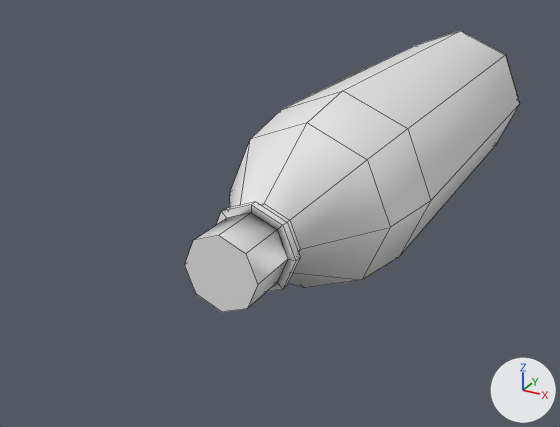
A saved change to the FBX model media/models_x/weapons/firearm/attachments/PopBottle_Silencer.fbx.
Before and after are seen from a camera (50 mm lens) standing at (0.00081, -0.00132, 0.00078) and looking at (-0.00017, 0.00047, -0.00011). Every picture has the same lights, and +X, +Y and +Z are marked at lower right. Mesh edges are drawn as thin lines. Where no turn or scale is listed for an object, it has been applied to the vertices.

Script lines for the objects in view, before the commit:
```python
me_cylinder_010 = bpy.data.meshes.new('Cylinder.010')
me_cylinder_010.from_pydata(...)  # 93 vertices, 97 faces; spans x -0.00026..0.00026, y -0.0001..0.00176, z -0.00026..0.00026
me_cylinder_010.materials.append(mat_bottlesuppressor)  # its picture is missing
ob_bottlesuppressor_lp = bpy.data.objects.new('BottleSuppressor_LP', me_cylinder_010)
ob_bottlesuppressor_lp.location = (0.0, 0.0, 0.0)
```
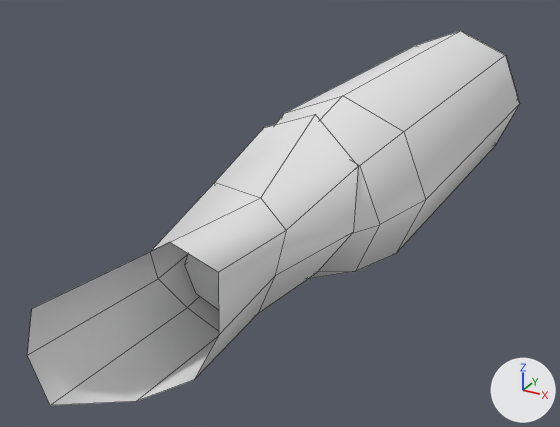
Where the change shows, as pixel boxes [x1, y1, x2, y2] in the pictures (560 x 427 px):
'BottleSuppressor_LP', reshaped (47% wider, 33% taller)
    before: [185, 31, 520, 312]
    after: [27, 31, 520, 405]
part 1 of me_cylinder_010, added
    after: [27, 115, 358, 405]

The change, as a list of edits to the scene's bpy script:
```text
Change me_cylinder_010:
    used by ob_bottlesuppressor_lp; location = (0.0, 0.0, 0.0)
    remove me_cylinder_010.from_pydata(...)  # 93 vertices, 97 faces; spans x -0.00026..0.00026, y -0.0001..0.00176, z -0.00026..0.00026
    add me_cylinder_010.from_pydata(...)  # 118 vertices, 115 faces; spans x -0.00024..0.00024, y -0.00052..0.00176, z -0.00024..0.00024
    me_cylinder_010 part 1: a new loose piece of 25 vertices spanning x -0.00017..0.00016, y -0.00052..0.00037, z -0.00013..0.00024, in mat_bottlesuppressor (its picture is missing)
```
